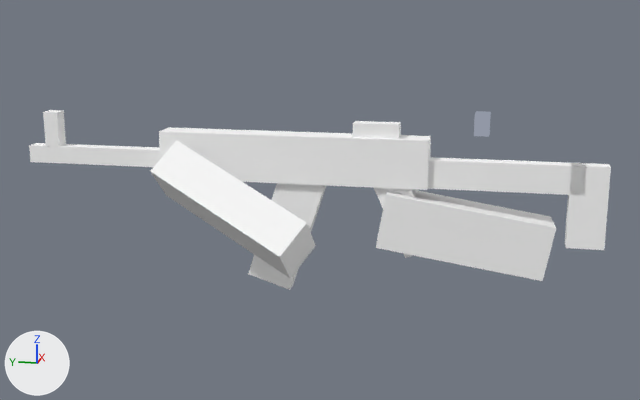
Before and after pictures for a commit that changed the glTF model src/main/resources/assets/tac/animations/rifle_default.gltf.
One viewpoint serves both versions: a camera (50 mm lens) standing at (-3.88, -0.52, 0.9) and looking at (-0.12, 0.23, -0.04). Lighting does not change. The marker at lower left points along +X, +Y and +Z. Where no turn or scale is listed for an object, it has been applied to the vertices. Vertices at the same position are counted once.
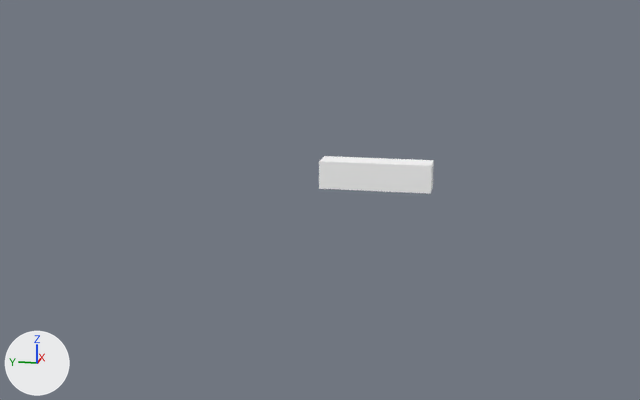
What changed in the scene script:
```text
Change me_mesh_0:
    where me_mesh_0.from_pydata(...)  # 8 vertices, 12 faces; spans x -0.062..0.063, y -1.109..0.125, z 0.453..0.672
    used by ob_cube; location = (0.0, 0.875, -0.437)
    me_mesh_0 part 1: the whole mesh is scaled about its middle by (1, 0.405, 0.571), then moved by (0.0, 0.492, -0.5)
Change ob_cube:
    ob_cube.location: (0.0, 0.875, -0.437) -> (0.0, 0.0, 0.0)
Remove ob_cube_001:
    ob_cube_001 = bpy.data.objects.new('cube.001', me_mesh_1)
    ob_cube_001.location = (0.0, 0.284, -0.257)
Remove ob_cube_002:
    ob_cube_002 = bpy.data.objects.new('cube.002', me_mesh_2)
    ob_cube_002.location = (0.0, -0.129, -0.141)
Remove ob_cube_003:
    ob_cube_003 = bpy.data.objects.new('cube.003', me_mesh_3)
    ob_cube_003.location = (0.0, 0.875, -0.437)
Remove ob_cube_004:
    ob_cube_004 = bpy.data.objects.new('cube.004', me_mesh_4)
    ob_cube_004.location = (0.0, 0.875, -0.437)
Remove ob_cube_005:
    ob_cube_005 = bpy.data.objects.new('cube.005', me_mesh_5)
    ob_cube_005.location = (0.0, 0.875, -0.437)
Remove ob_cube_006:
    ob_cube_006 = bpy.data.objects.new('cube.006', me_mesh_6)
    ob_cube_006.location = (0.0, 0.875, -0.437)
Remove ob_cube_007:
    ob_cube_007 = bpy.data.objects.new('cube.007', me_mesh_7)
    ob_cube_007.location = (0.0, 0.875, -0.437)
Remove ob_cube_008:
    ob_cube_008 = bpy.data.objects.new('cube.008', me_mesh_8)
    ob_cube_008.location = (0.261, -1.329, 0.151)
Remove ob_cube_009:
    ob_cube_009 = bpy.data.objects.new('cube.009', me_mesh_9)
    ob_cube_009.location = (-0.37, -0.562, 0.462)
Remove ob_camera_001:
    ob_camera_001 = bpy.data.objects.new('camera.001', me_mesh_10)
    ob_camera_001.location = (-0.164, -0.492, 0.331)
```

Boxes [x1, y1, x2, y2] around the edits, measured in the pictures (640 x 400 px):
'cube', mesh rescaled, moved (58% narrower, 39% shorter)
    before: [159, 127, 431, 190]
    after: [319, 156, 434, 194]
'cube.008', deleted
    before: [376, 190, 556, 281]
'cube.009', deleted
    before: [150, 140, 316, 278]
'cube.003', deleted
    before: [428, 157, 587, 195]
'cube.007', deleted
    before: [565, 163, 611, 250]
'cube.004', deleted
    before: [29, 143, 160, 167]
'cube.001', deleted
    before: [248, 183, 326, 290]
'cube.006', deleted
    before: [353, 121, 401, 139]
'cube.005', deleted
    before: [43, 110, 66, 147]
'camera.001', deleted
    before: [474, 111, 491, 137]
'cube.002', deleted
    before: [374, 188, 416, 258]
